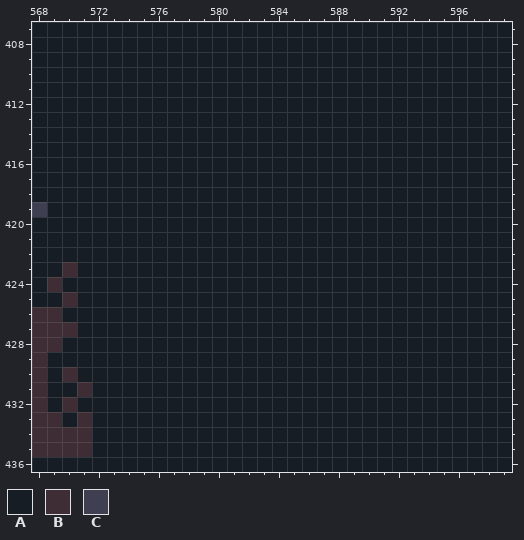
Two versions of one pixel-art file, Assets/Graphics/new colors experiment.aseprite. Above is the file before it was changed.
669x437 pixels, 1 frame. Colours within 5 levels of each other are drawn and written as one. Shown: x 568..599, y 407..436.
Palette (. is transparent): A #161d25  B #3e2d34  C #3e3f51
Pixels before, first column x 568:
407 AAAAAAAAAAAAAAAAAAAAAAAAAAAAAAAA
408 AAAAAAAAAAAAAAAAAAAAAAAAAAAAAAAA
409 AAAAAAAAAAAAAAAAAAAAAAAAAAAAAAAA
410 AAAAAAAAAAAAAAAAAAAAAAAAAAAAAAAA
411 AAAAAAAAAAAAAAAAAAAAAAAAAAAAAAAA
412 AAAAAAAAAAAAAAAAAAAAAAAAAAAAAAAA
413 AAAAAAAAAAAAAAAAAAAAAAAAAAAAAAAA
414 AAAAAAAAAAAAAAAAAAAAAAAAAAAAAAAA
415 AAAAAAAAAAAAAAAAAAAAAAAAAAAAAAAA
416 AAAAAAAAAAAAAAAAAAAAAAAAAAAAAAAA
417 AAAAAAAAAAAAAAAAAAAAAAAAAAAAAAAA
418 AAAAAAAAAAAAAAAAAAAAAAAAAAAAAAAA
419 CAAAAAAAAAAAAAAAAAAAAAAAAAAAAAAA
420 AAAAAAAAAAAAAAAAAAAAAAAAAAAAAAAA
421 AAAAAAAAAAAAAAAAAAAAAAAAAAAAAAAA
422 AAAAAAAAAAAAAAAAAAAAAAAAAAAAAAAA
423 AABAAAAAAAAAAAAAAAAAAAAAAAAAAAAA
424 ABAAAAAAAAAAAAAAAAAAAAAAAAAAAAAA
425 AABAAAAAAAAAAAAAAAAAAAAAAAAAAAAA
426 BBAAAAAAAAAAAAAAAAAAAAAAAAAAAAAA
427 BBBAAAAAAAAAAAAAAAAAAAAAAAAAAAAA
428 BBAAAAAAAAAAAAAAAAAAAAAAAAAAAAAA
429 BAAAAAAAAAAAAAAAAAAAAAAAAAAAAAAA
430 BABAAAAAAAAAAAAAAAAAAAAAAAAAAAAA
431 BAABAAAAAAAAAAAAAAAAAAAAAAAAAAAA
432 BABAAAAAAAAAAAAAAAAAAAAAAAAAAAAA
433 BBABAAAAAAAAAAAAAAAAAAAAAAAAAAAA
434 BBBBAAAAAAAAAAAAAAAAAAAAAAAAAAAA
435 BBBBAAAAAAAAAAAAAAAAAAAAAAAAAAAA
436 AAAAAAAAAAAAAAAAAAAAAAAAAAAAAAAA
The result:
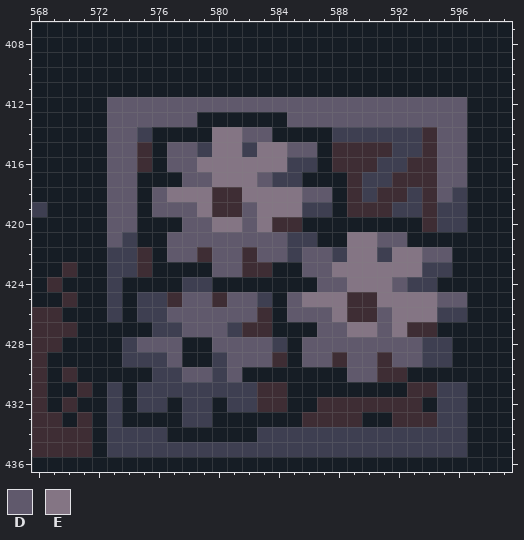
Colours new in this view: D #60596c  E #847584
Edits made:
layer "bottom panel/Layer 29" added
Changed rows in their new state; - is an unchanged pixel.
Layer "bottom panel/Layer 29":
first column x 573:
412 DDDDDDDDDDDDDDDDDDDDDDDD
413 DDDDDD------DDDDDDDDDDDD
414 DDC----EEDD----CCCCCCBDD
415 DDB-DDCEECEEDD-BBBBCCBDD
416 DDB-DDEEEEEECC-BBBCCBBDD
417 DD---DDEEEDCC---BCCBBBDD
418 DD-DEEEBBEEEEDD-BCBBCBDC
419 DD-DDDEBBDEEECC-BBBCCBCC
420 DD---DDEEDEBB--------BCC
421 DC--DDDDDDDDCC--EEDD----
422 CCB-DDBDDBDDCDDCEECEEDD-
423 CCB----DDBB--DDEEEEEECC-
424 C----CC-------DDEEEDCC--
425 C-CCBDDBDDC-DEEEBBEEEEDD
426 C-CCDDDDDDB-DDDEBBDEEECC
427 ---CCDDDCBB---DDEEDEBB--
428 -CDDD--DDDDC-DDDDDDDDCC-
429 -CCCD--CDDDB-DDBDDBDDCC-
430 ---CCDDCD-------DDBB----
431 C-CCCCCCCCBB--------BBCC
432 C-CC-CC-CCBB--BBBBBBB-CC
433 C----CC------BBBB--BBBCC
434 CCCC------CCCCCCCCCCCCCC
435 CCCCCCCCCCCCCCCCCCCCCCCC
